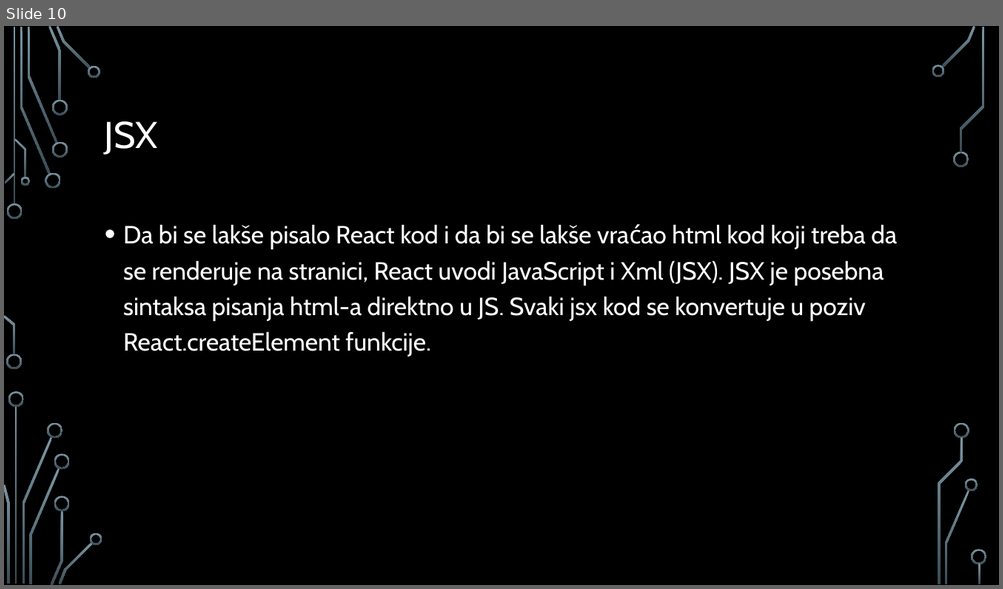
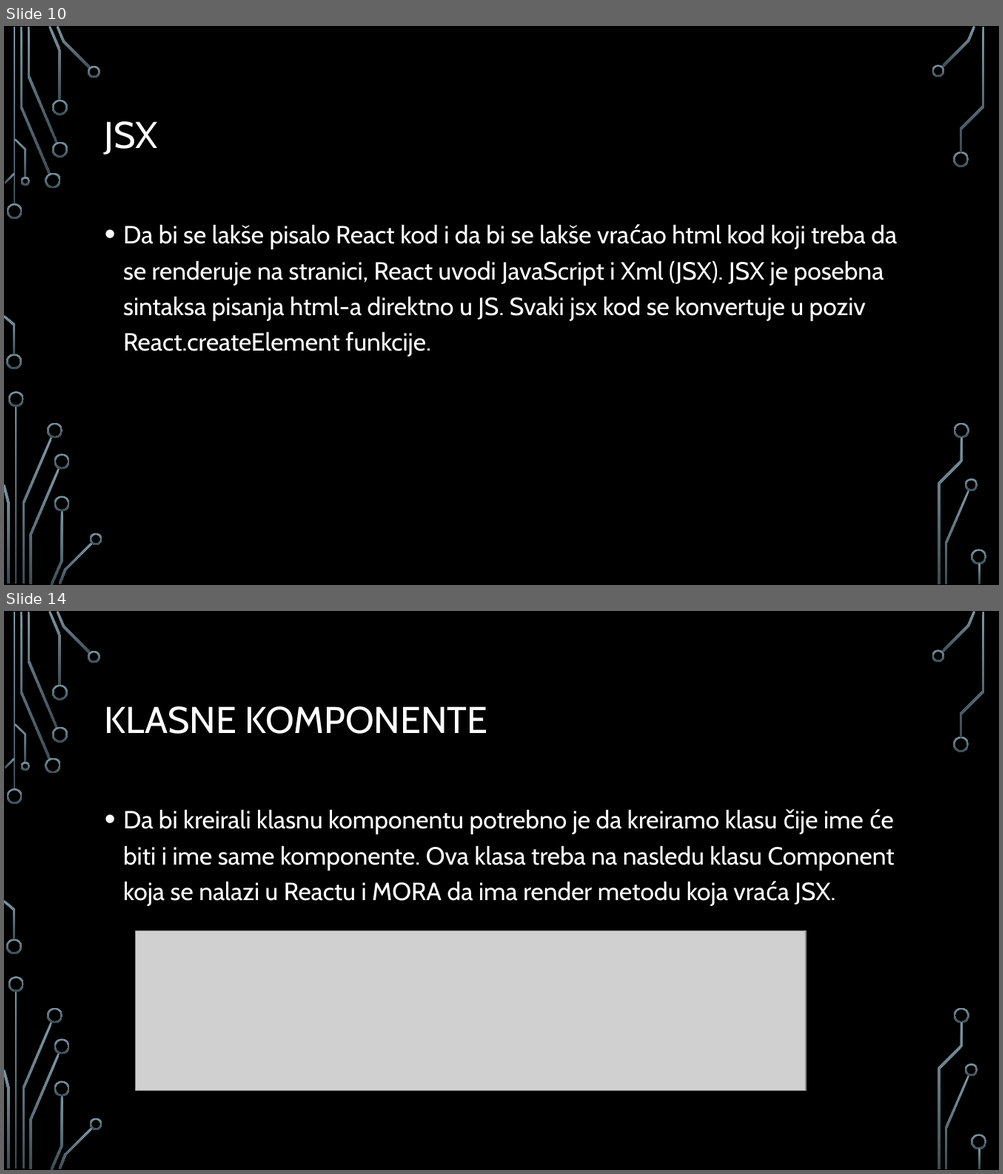
Before and after one commit to MihajloMilojevic/Sekcija, a slide deck: React/React - prezentacija.pptx. Shown one above the other, each under a label of ours: slide 10 before the commit, slides 10 and 14 after it; the slides between them are not shown. The pictures are 1003x589 and 1003x1174 pixels, drawn with LibreOffice and Linux fonts; fonts in the diff are those of the drawing; grey boxes stand for pictures; background and template pictures are left out. Boxes give left, top, right and bottom in pixels: in the first picture for what was removed or moved away, otherwise in the second. Text is boxed around its words. In the diff, an @@ line names an element or a change of style, - is before the commit and + after.

Commit message:
react nastavak

```diff
--- a/React/React - prezentacija.pptx
+++ b/React/React - prezentacija.pptx
@@ slide 14 added at [4,611,999,1170], background picture (left out); not listed: 36 template elements that a slide beside it also shows @@
@@ title added at [105,706,487,734], 36 pt, text #FFFFFF @@
+KLASNE KOMPONENTE
@@ text added at [123,809,894,906], 24 pt, text #FFFFFF @@
+• Da bi kreirali klasnu komponentu potrebno je da kreiramo klasu čije ime će biti i ime same komponente. Ova klasa treba na nasledu klasu Component koja se nalazi u Reactu i MORA da ima render metodu koja vraća JSX.
@@ picture added at [136,931,806,1091] @@
```
Also in this commit, not shown: 17 other slides added, 5 other files.
